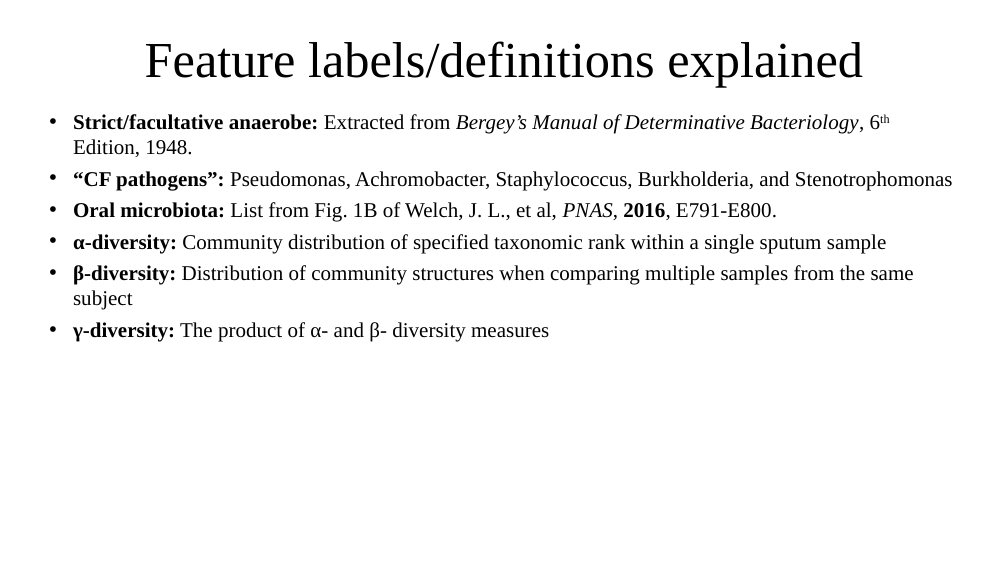
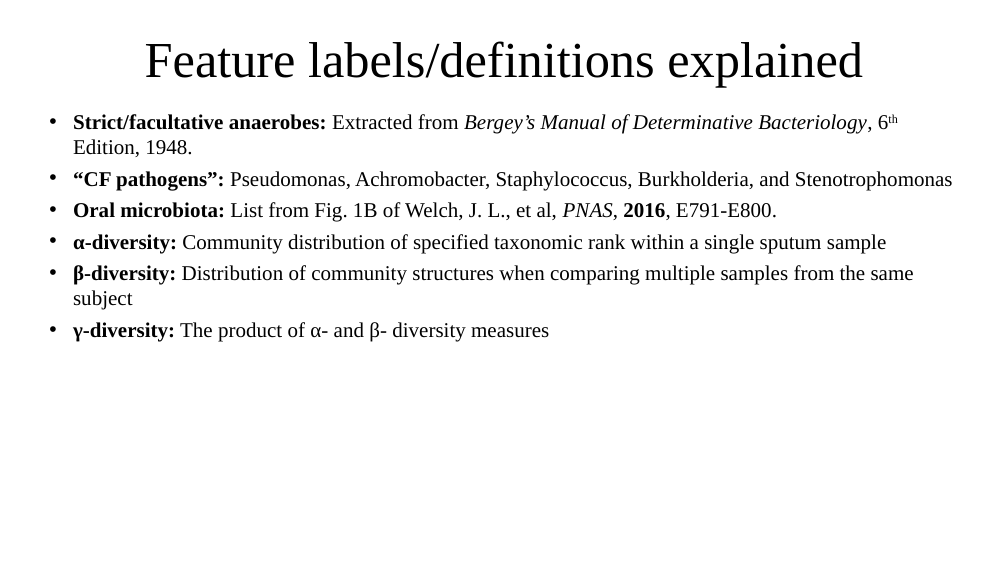
Before and after one commit to um-cf-microbiome/ml4cf, a slide deck: slide 8 of figures/src_files/NTM_Update_3_12_18.pptx. Drawn at 1008x567 pixels with LibreOffice and Linux fonts; fonts in the diff are those of the drawing. Boxes give left, top, right and bottom in pixels: in the first picture for what was removed or moved away, otherwise in the second. Text is boxed around its words. In the diff, an @@ line names an element or a change of style, - is before the commit and + after.

```diff
--- a/figures/src_files/NTM_Update_3_12_18.pptx
+++ b/figures/src_files/NTM_Update_3_12_18.pptx
@@ text at bbox=[73, 114, 872, 157]: text changed @@
-• Strict/facultative anaerobe: Extracted from Bergey’s Manual of Determinative Bacteriology, 6th Edition, 1948.
+• Strict/facultative anaerobes: Extracted from Bergey’s Manual of Determinative Bacteriology, 6th Edition, 1948.
```
Also in this commit, not shown: 5 other slides changed, 1 slide added, 4 other files.
